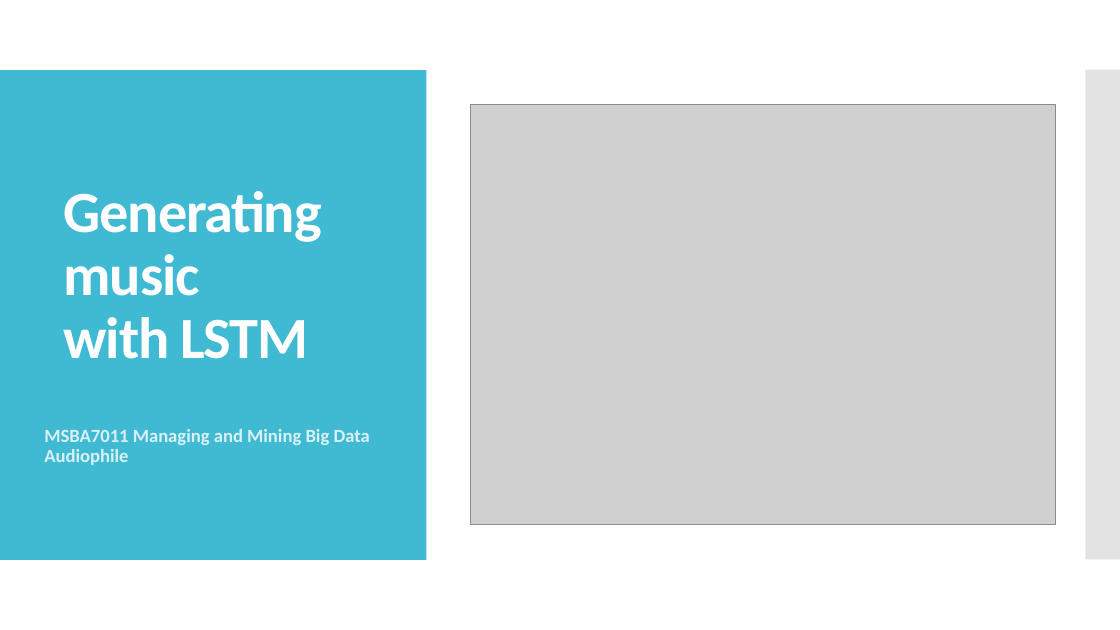
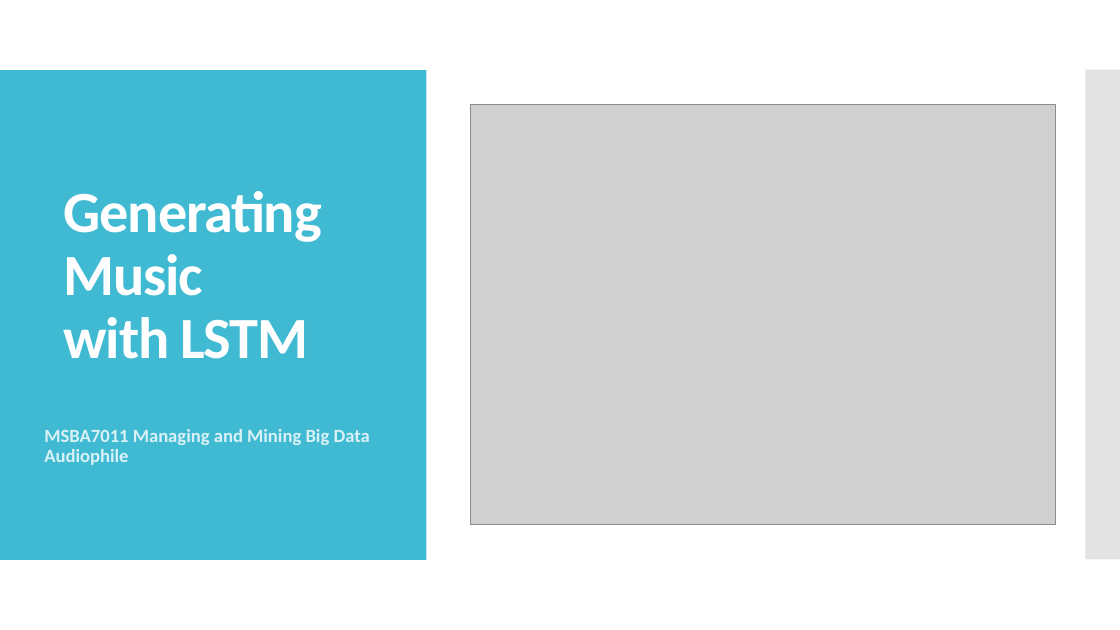
Before and after one commit to mawuliadjei/neuralnetmusicprediction, a slide deck: slide 1 of Generating music with LSTM.pptx. Drawn at 1120x630 pixels with LibreOffice and Linux fonts; fonts in the diff are those of the drawing; grey boxes stand for pictures. Boxes give left, top, right and bottom in pixels: in the first picture for what was removed or moved away, otherwise in the second. Text is boxed around its words. In the diff, an @@ line names an element or a change of style, - is before the commit and + after.

```diff
--- a/Generating music with LSTM.pptx
+++ b/Generating music with LSTM.pptx
@@ title at [64, 191, 322, 359]: text changed @@
-Generating music
-with LSTM
+Generating Music
+with LSTM
```
Also in this commit, not shown: 2 other slides changed, 1 slide removed.
